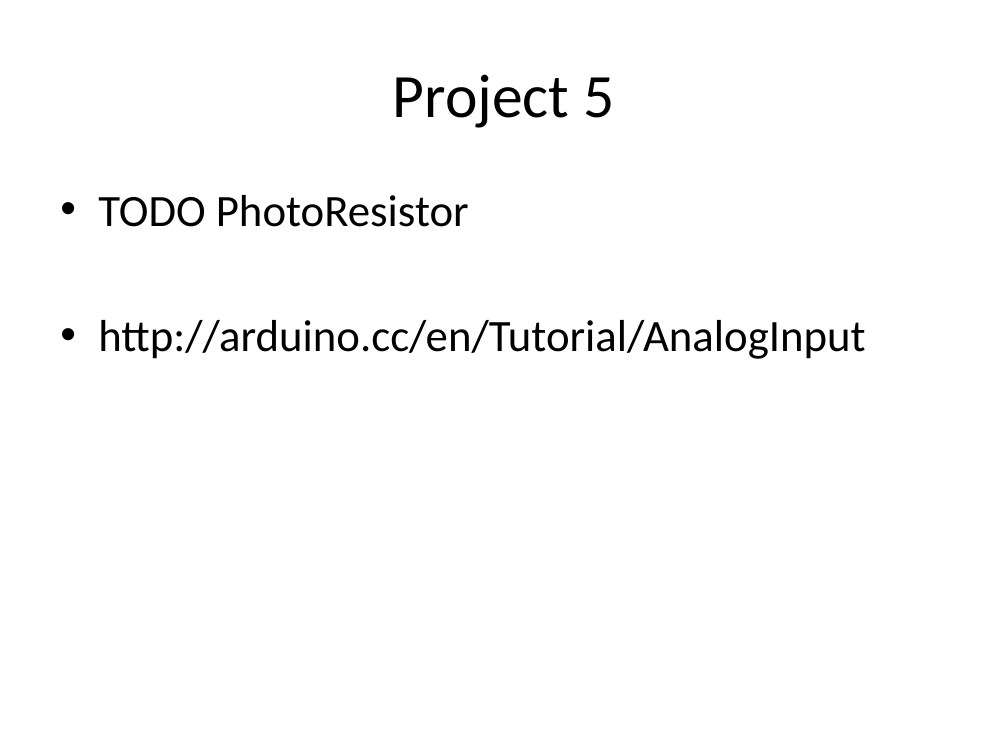
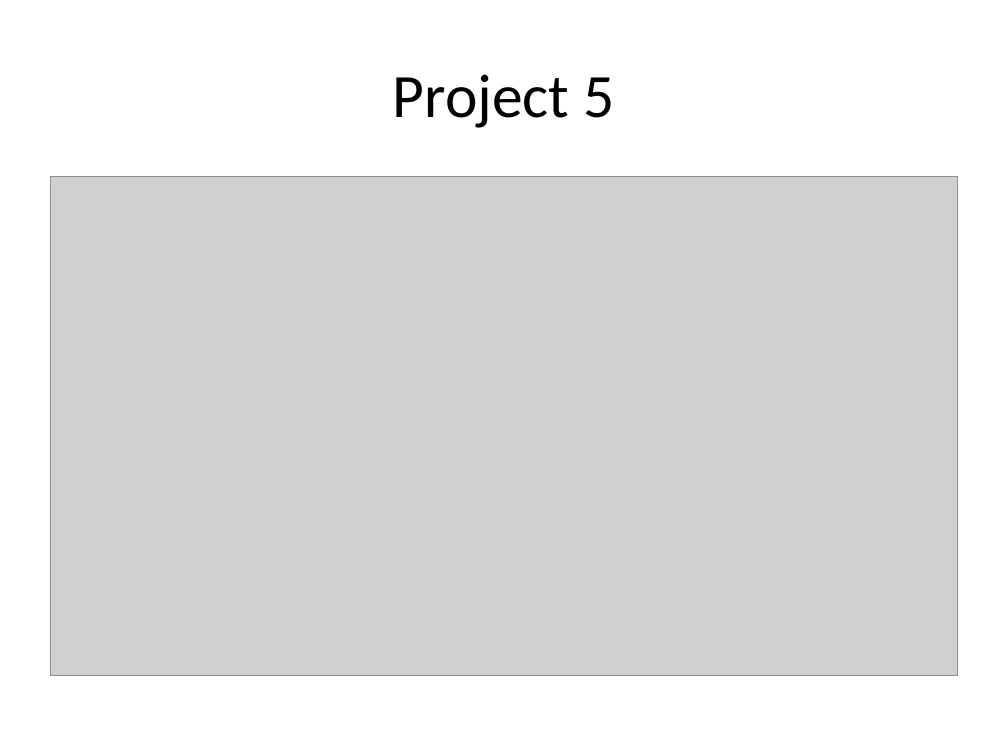
Before and after one commit to andaluri/ArduinoWorkshop1, a slide deck: slide 30 of ArduinoWorkshop1.pptx (slide 27 before the commit). Drawn at 1008x756 pixels with LibreOffice and Linux fonts; fonts in the diff are those of the drawing; grey boxes stand for pictures. Boxes give left, top, right and bottom in pixels: in the first picture for what was removed or moved away, otherwise in the second. Text is boxed around its words. In the diff, an @@ line names an element or a change of style, - is before the commit and + after.

Commit message:
Additional changes
Finished Project 5 and 6. Added additional resources and tutorials.

```diff
--- a/ArduinoWorkshop1.pptx
+++ b/ArduinoWorkshop1.pptx
@@ picture added at (x1=50, y1=176, x2=958, y2=675) @@
@@ text removed at (x1=98, y1=195, x2=865, y2=359) @@
-• TODO PhotoResistor
-• http://arduino.cc/en/Tutorial/AnalogInput
```
Also in this commit, not shown: 3 other slides changed, 9 slides added, 2 slides removed, 9 other files.
